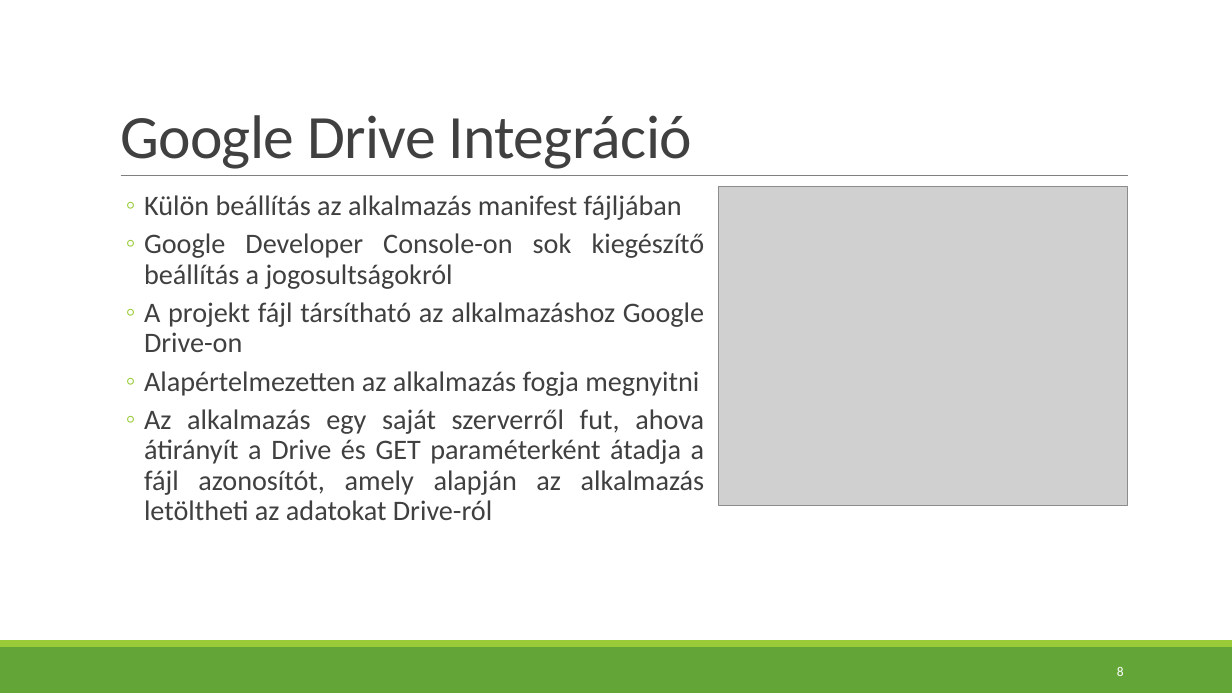
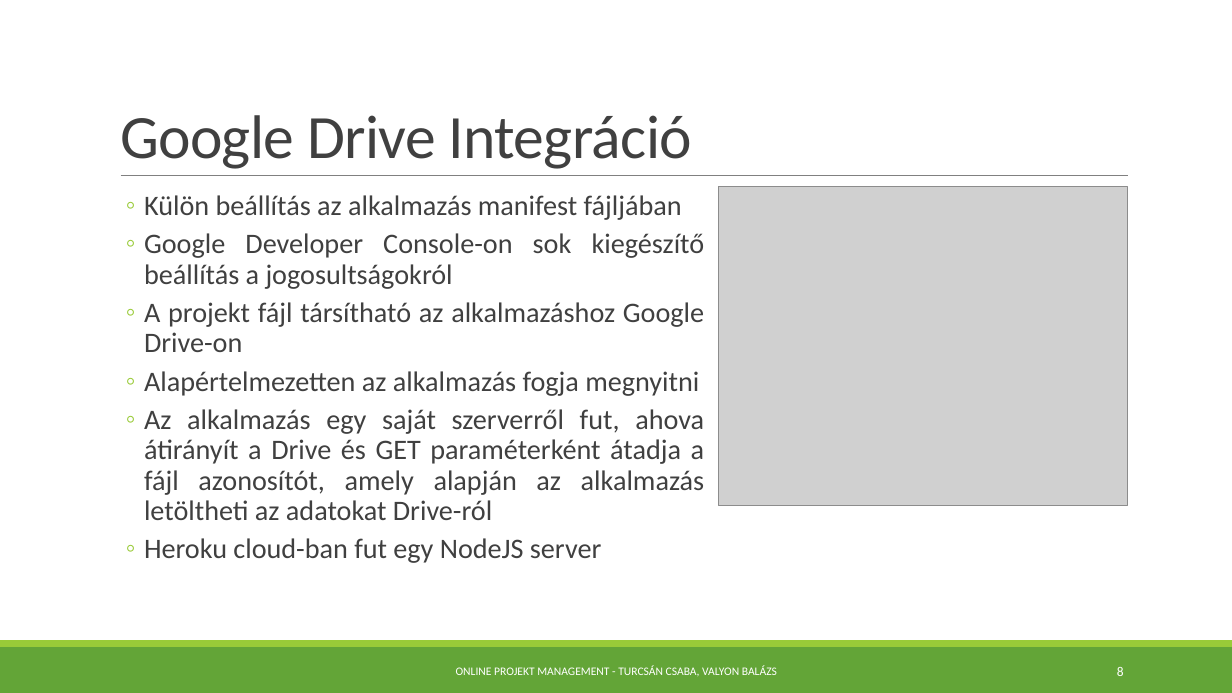
Before and after one commit to valyonbalazs/softarch, a slide deck: slide 8 of specification/prezentacio_v01.pptx. Drawn at 1232x693 pixels with LibreOffice and Linux fonts; fonts in the diff are those of the drawing; grey boxes stand for pictures. Boxes give left, top, right and bottom in pixels: in the first picture for what was removed or moved away, otherwise in the second. Text is boxed around its words. In the diff, an @@ line names an element or a change of style, - is before the commit and + after.

```diff
--- a/specification/prezentacio_v01.pptx
+++ b/specification/prezentacio_v01.pptx
@@ text at [144,538,601,563]: paragraph added @@
+  ◦ Heroku cloud-ban fut egy NodeJS server
@@ text added at [456,666,777,676], 9 pt, text #FFFFFF @@
+ONLINE PROJEKT MANAGEMENT - TURCSÁN CSABA, VALYON BALÁZS
```
Also in this commit, not shown: 7 other slides changed, 1 slide added, 1 slide removed.
